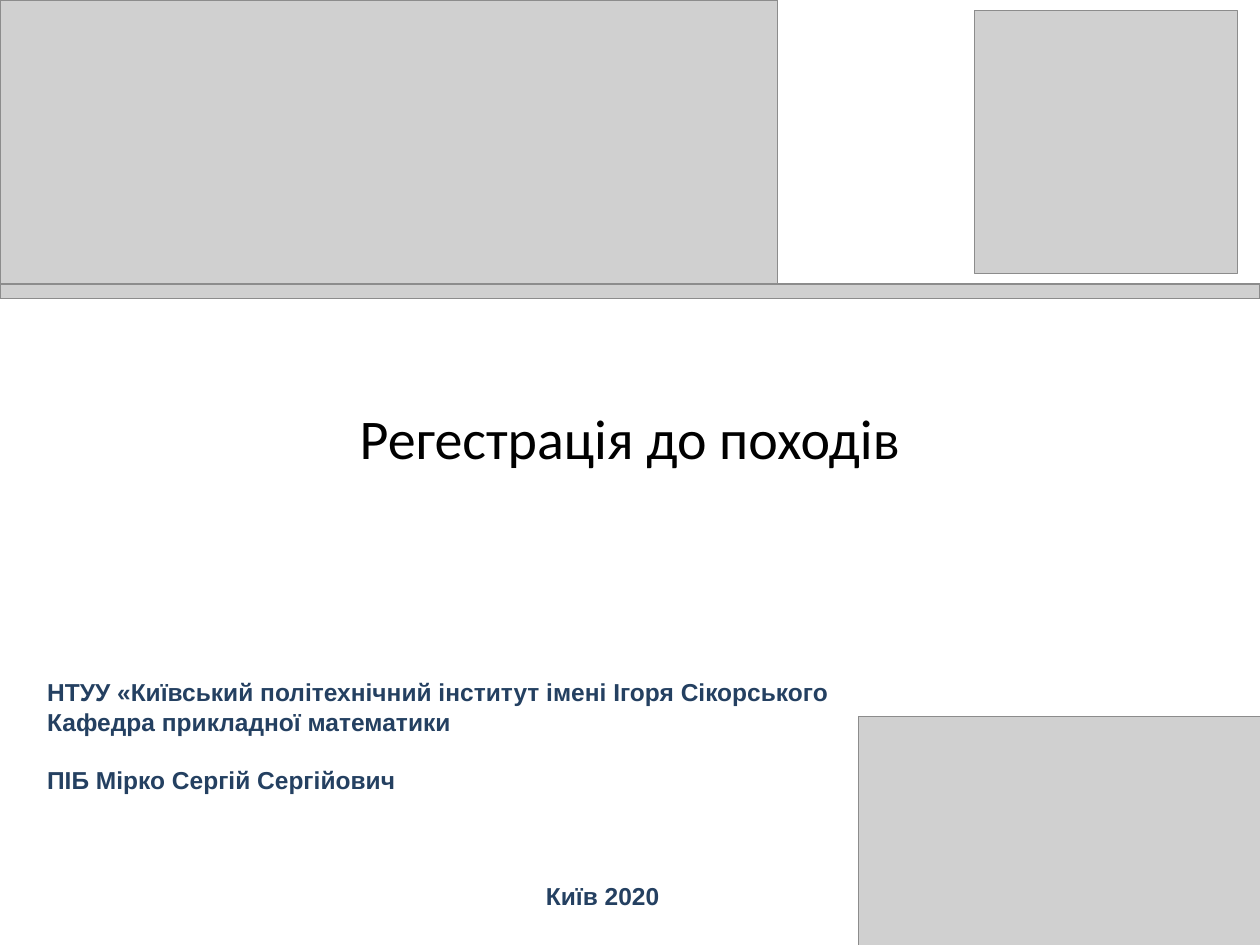
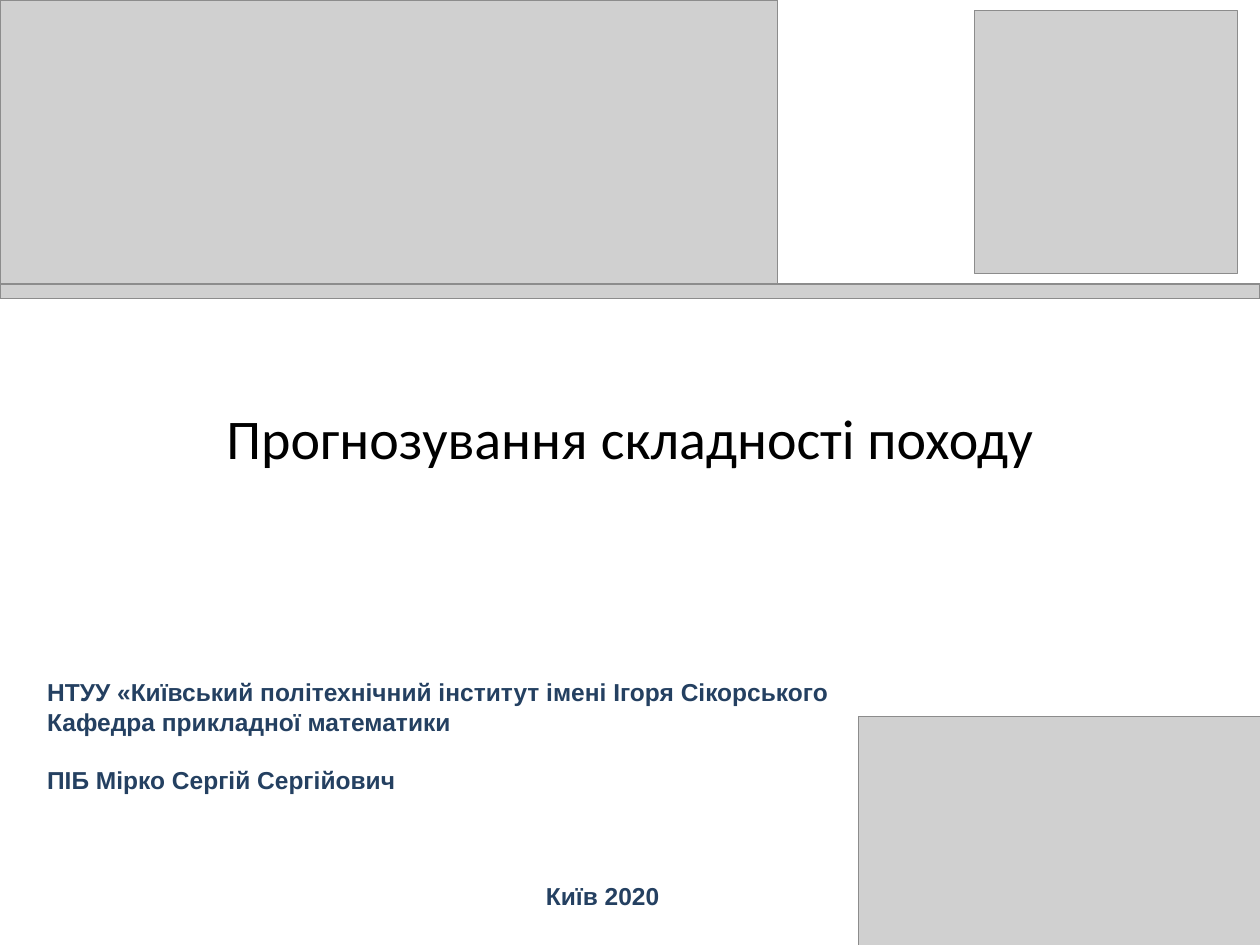
Before and after one commit to SergyMirko/Automation_enterprise_analysis, a slide deck: slide 1 of Презентація.pptx. Drawn at 1260x945 pixels with LibreOffice and Linux fonts; fonts in the diff are those of the drawing; grey boxes stand for pictures. Boxes give left, top, right and bottom in pixels: in the first picture for what was removed or moved away, otherwise in the second. Text is boxed around its words. In the diff, an @@ line names an element or a change of style, - is before the commit and + after.

```diff
--- a/Презентація.pptx
+++ b/Презентація.pptx
@@ title at [226, 420, 1033, 469]: text changed @@
-Регестрація до походів
+Прогнозування складності походу
```
Also in this commit, not shown: 2 other slides changed, 1 slide added, 3 slides removed, 1 other file.
